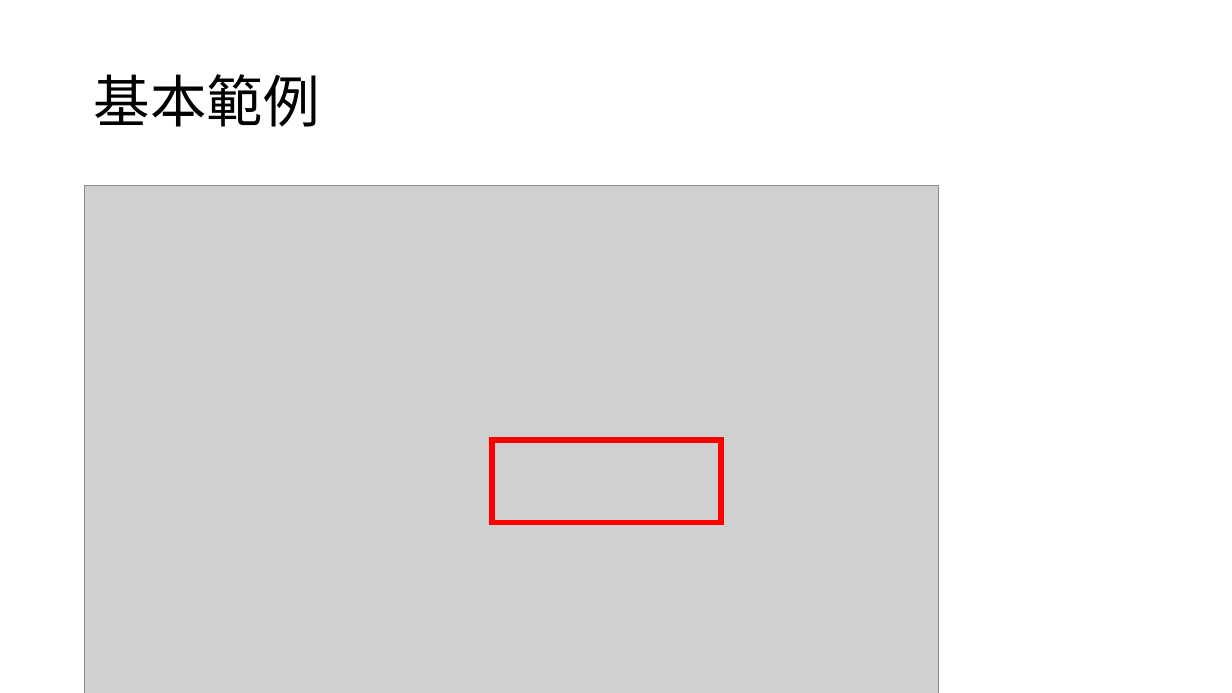
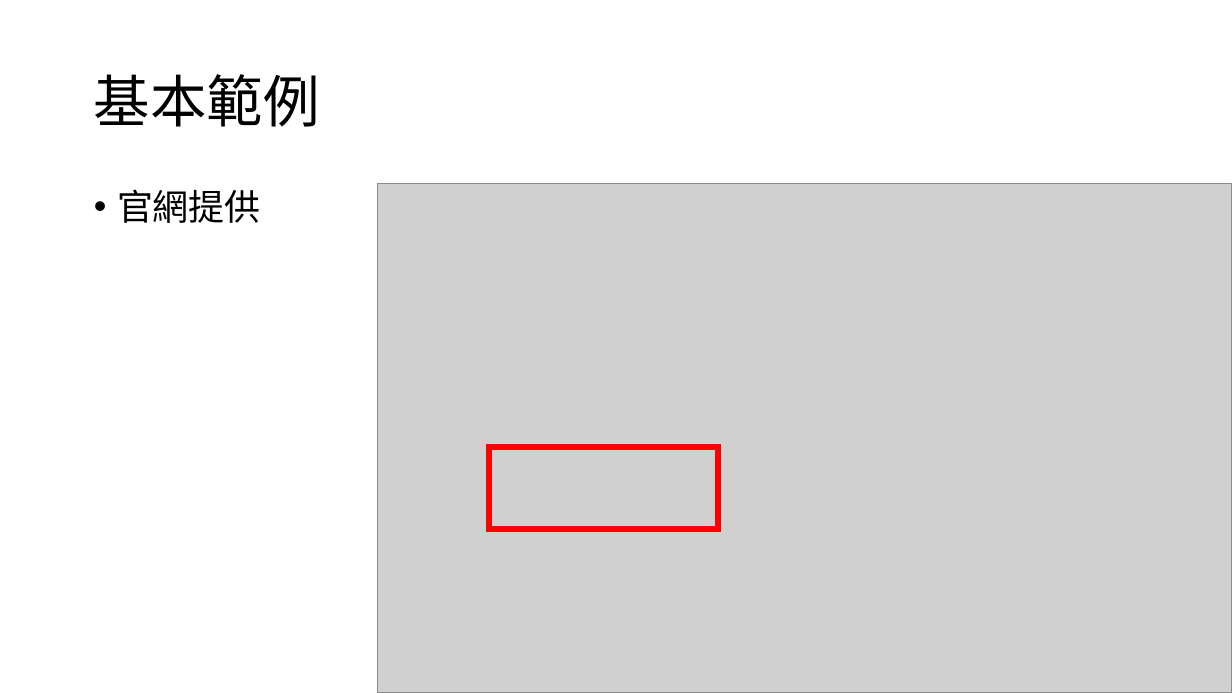
Before and after one commit to LinGaOscar/Java-Learning, a slide deck: slide 1 of Chat by oscar.pptx. Drawn at 1232x693 pixels with LibreOffice and Linux fonts; fonts in the diff are those of the drawing; grey boxes stand for pictures. Boxes give left, top, right and bottom in pixels: in the first picture for what was removed or moved away, otherwise in the second. Text is boxed around its words. In the diff, an @@ line names an element or a change of style, - is before the commit and + after.

```diff
--- a/Chat by oscar.pptx
+++ b/Chat by oscar.pptx
@@ text added at (117,189,261,223), 28 pt, text #000000 @@
+• 官網提供
@@ picture: place and size @@
-picture at (85,185,939,693)
+picture at (378,184,1232,693)
@@ rectangle: place and size @@
-rectangle at (492,440,721,523)
+rectangle at (489,446,718,530)
```
Also in this commit, not shown: 7 other slides changed, 1 slide added, 1 slide removed.
